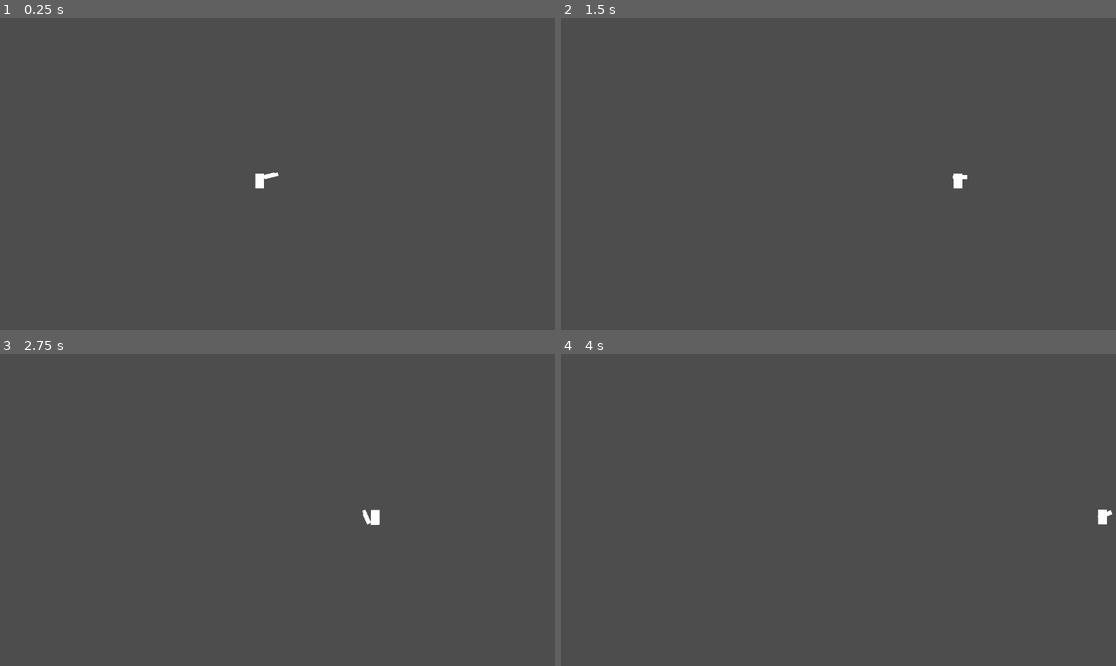
Above: before the commit, frames 1-4 (two rows, left to right).
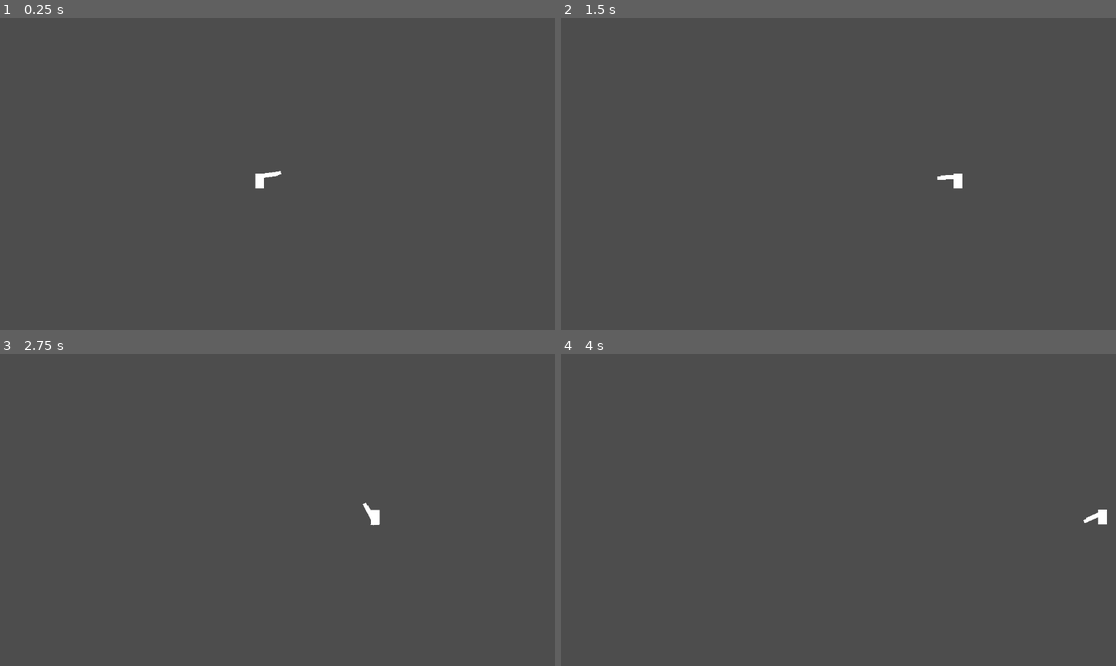
Above: after the commit, the same moments.

Repository: JakeTheHermitCrab/GodotGame-FlashSpace
Game: Godot game, scene res://scenes/main.tscn
The game is run twice, just before and just after one commit, with the same random seed, the same clock (stepped at 60 frames per second) and the same inputs.
Inputs (mouse positions are in pixels of both pictures, inside the frame that each line leads up to):
- Up to frame 1 (0.25 s): no input
- Up to frame 2 (1.5 s): tap Enter (ui_accept) at 0.5, 0.77 s; move the mouse to (960, 158) at 0.52 s; press the mouse at (960, 158) at 0.53 s; hold D (right) from 0.53 s (still down); move the mouse to (727, 189) at 1.27 s; release the mouse at (727, 189) at 1.28 s; click (727, 189) at 1.35 s
- Up to frame 3 (2.75 s): tap Enter (ui_accept) at 1.52 s; move the mouse to (333, 441) at 2.02 s; release D (right) at 2.03 s; press the mouse at (333, 441) at 2.03 s; hold A (left) from 2.03 s (still down)
- Up to frame 4 (4 s): move the mouse to (810, 572) at 2.77 s; release A (left) at 2.78 s; release the mouse at (810, 572) at 2.78 s; hold D (right) from 2.78 s (still down); click (810, 572) at 2.85 s; tap Enter (ui_accept) at 3.02, 3.77 s; move the mouse to (1005, 556) at 3.52 s; press the mouse at (1005, 556) at 3.53 s

The runs differ from the first frame. In frame 1, less than 0.1% of the frame differs, in the area x 47-51%, y 48-52%; in frame 2, less than 0.1%; in frame 3, less than 0.1%, in the area x 65-68%, y 47-56%; in frame 4, less than 0.1%.

Commit message:
arm change

Diff:
--- a/scenes/main.tscn
+++ b/scenes/main.tscn
@@ -10,7 +10,7 @@
 position = Vector2(539, 339)
 
 [node name="CharacterBody2D" parent="player" unique_id=105793147 instance=ExtResource("2_0wfyh")]
-position = Vector2(14, -9)
+position = Vector2(1, -10)
 
 [node name="flashLight" parent="player/CharacterBody2D" unique_id=1752664906 instance=ExtResource("3_sugp2")]
-position = Vector2(21, 1)
+position = Vector2(40, -1)
--- a/scenes/playerArm.tscn
+++ b/scenes/playerArm.tscn
@@ -3,16 +3,16 @@
 [ext_resource type="Script" uid="uid://bp0q2pshvn8br" path="res://MainArm.gd" id="1_lj8jo"]
 
 [sub_resource type="RectangleShape2D" id="RectangleShape2D_g2brh"]
-size = Vector2(23, 9)
+size = Vector2(42, 9)
 
 [node name="playerArm" type="CharacterBody2D" unique_id=105793147]
 collision_layer = 2
 script = ExtResource("1_lj8jo")
 
 [node name="Polygon2D" type="Polygon2D" parent="." unique_id=798075398]
-polygon = PackedVector2Array(-5, -5, 18, -5, 18, 4, -5, 4)
+polygon = PackedVector2Array(-5, -5, 37, -5, 37, 4, -5, 4)
 
 [node name="CollisionShape2D" type="CollisionShape2D" parent="." unique_id=1554841532]
 light_mask = 4
-position = Vector2(6.5, -0.5)
+position = Vector2(16, -0.5)
 shape = SubResource("RectangleShape2D_g2brh")
